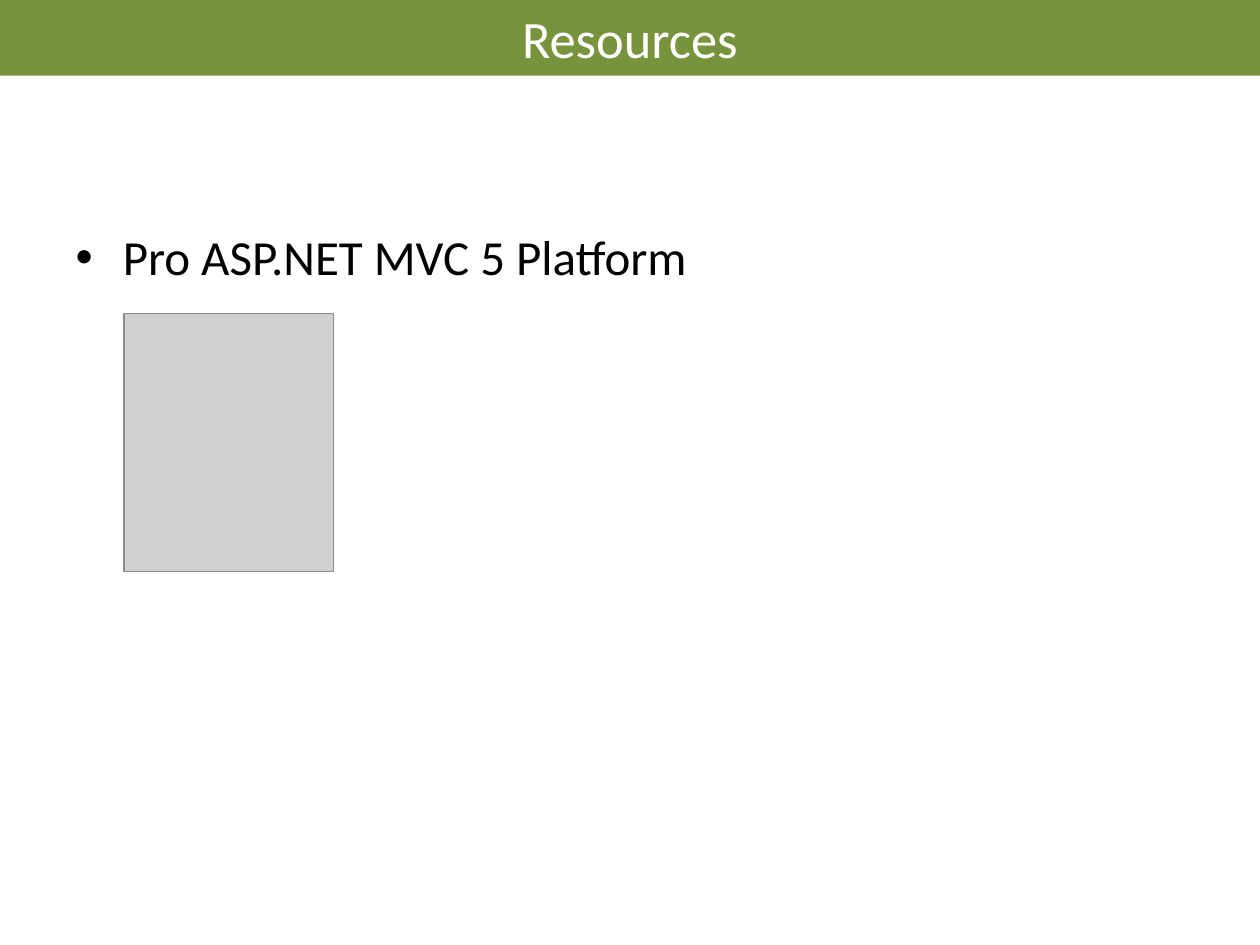
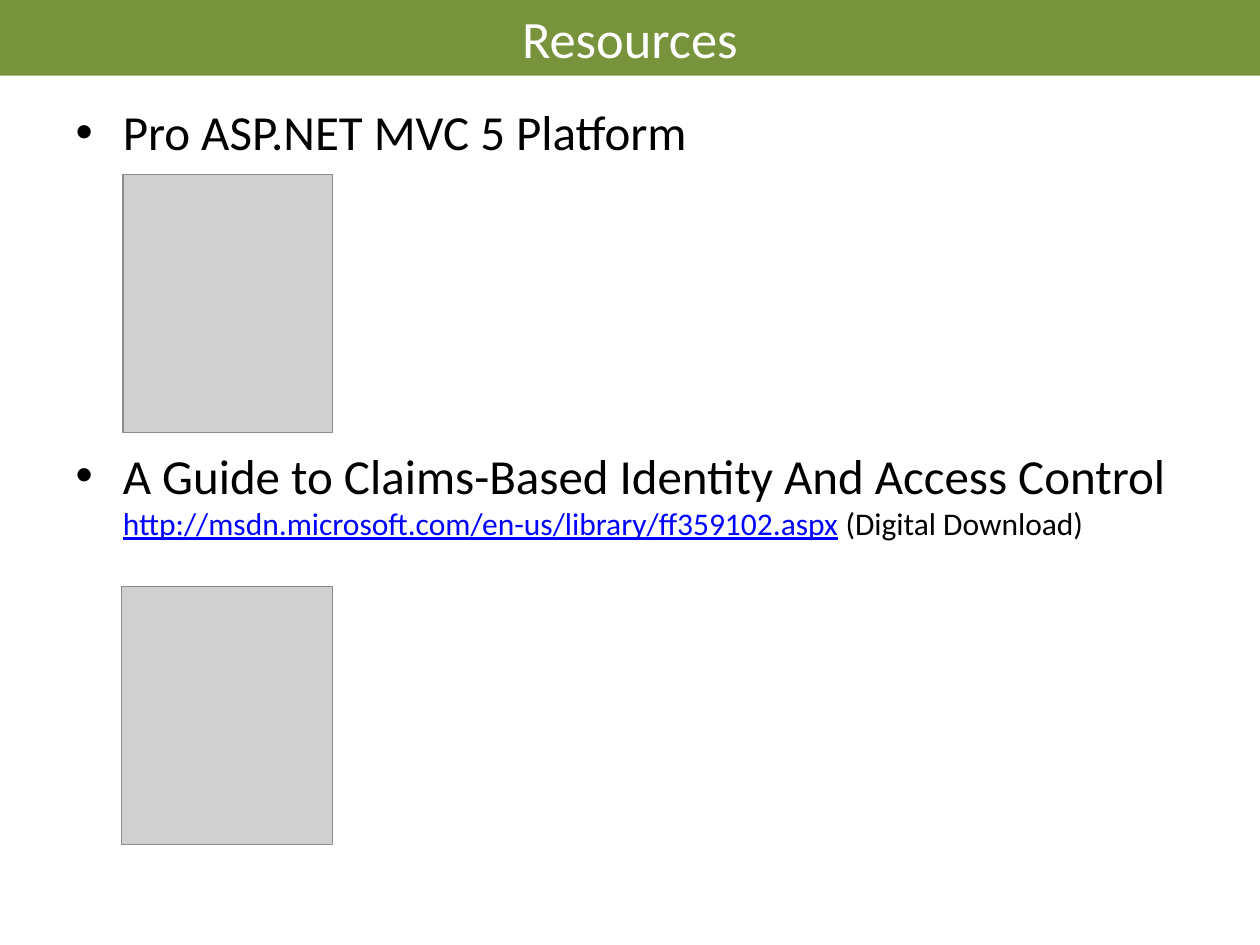
Before and after one commit to AndreasElffors/IdentityTemplate, a slide deck: slide 21 of Documents/Slides/Identity-Introduction.pptx. Drawn at 1260x945 pixels with LibreOffice and Linux fonts; fonts in the diff are those of the drawing; grey boxes stand for pictures; background and template pictures are left out. Boxes give left, top, right and bottom in pixels: in the first picture for what was removed or moved away, otherwise in the second. Text is boxed around its words. In the diff, an @@ line names an element or a change of style, - is before the commit and + after.

```diff
--- a/Documents/Slides/Identity-Introduction.pptx
+++ b/Documents/Slides/Identity-Introduction.pptx
@@ text "Pro ASP.NET MVC 5 Platform": place and size @@
-text "Pro ASP.NET MVC 5 Platform" at <box>123,241,686,276</box>
+text "Pro ASP.NET MVC 5 Platform" at <box>123,116,1165,541</box>
@@ picture: place and size @@
-picture at <box>123,314,333,572</box>
+picture at <box>123,175,333,433</box>
@@ text at <box>123,460,1165,541</box>: paragraph added @@
+• A Guide to Claims-Based Identity And Access Control
+  http://msdn.microsoft.com/en-us/library/ff359102.aspx (Digital Download)
@@ picture added at <box>121,586,333,844</box> @@
```
Also in this commit, not shown: 8 other slides changed, 5 other files.
